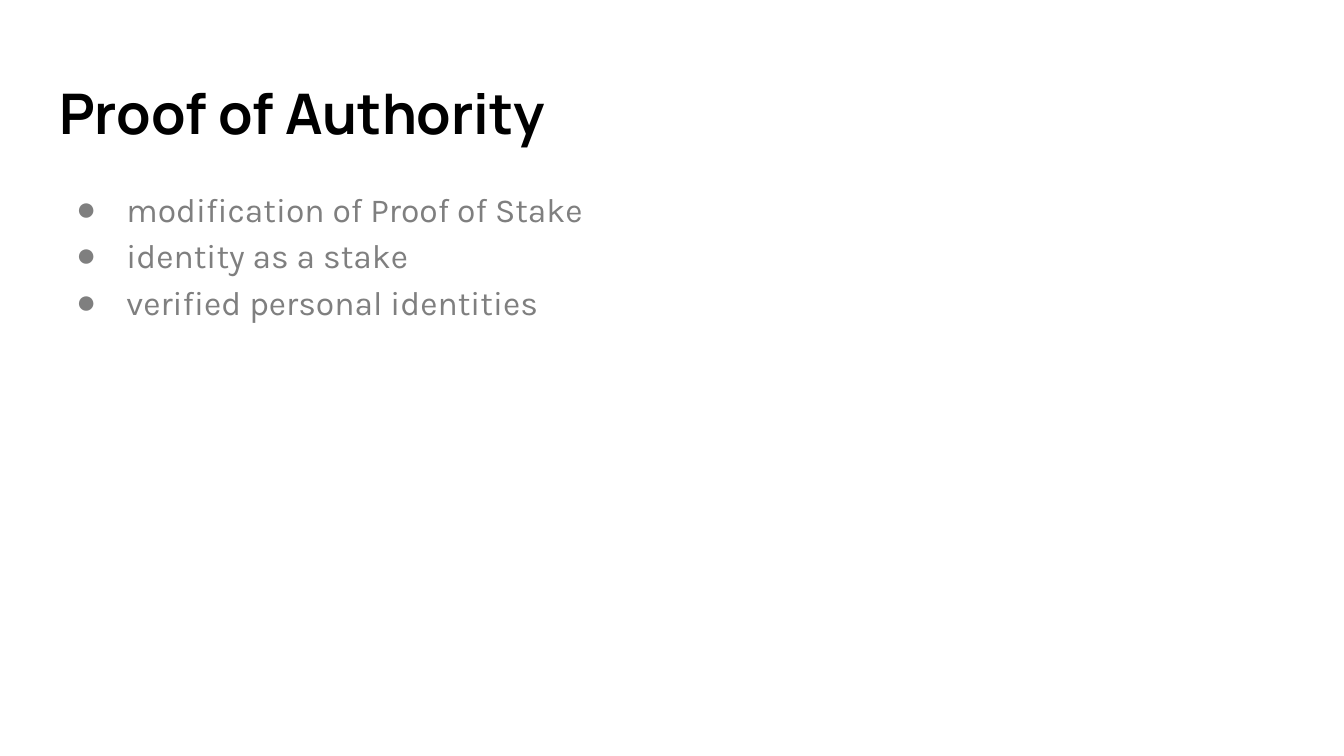
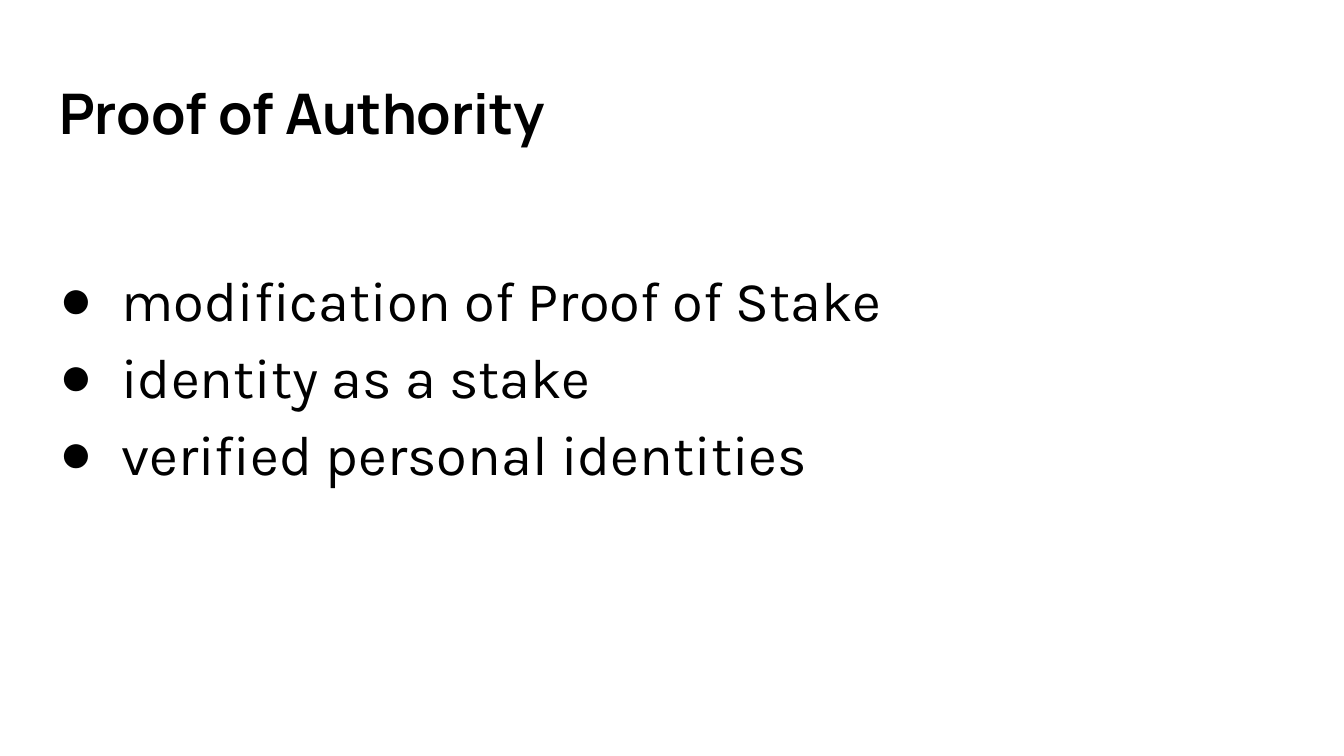
Before and after one commit to ayrat555/talks, a slide deck: slide 10 of mana/Mana.pptx. Drawn at 1344x756 pixels with LibreOffice and Linux fonts; fonts in the diff are those of the drawing. Boxes give left, top, right and bottom in pixels: in the first picture for what was removed or moved away, otherwise in the second. Text is boxed around its words. In the diff, an @@ line names an element or a change of style, - is before the commit and + after.

```diff
--- a/mana/Mana.pptx
+++ b/mana/Mana.pptx
@@ text "modification of Proof of Stake": place and size @@
-text "modification of Proof of Stake" at bbox=[126, 199, 583, 323]
+text "modification of Proof of Stake" at bbox=[121, 282, 882, 488]
@@ text "modification of Proof of Stake" at bbox=[121, 282, 882, 488]: size 18 to 30 pt, text colour #7F7F7F to #000000; indent changed; bullet colour #7F7F7F to #000000 @@
```
Also in this commit, not shown: 8 other slides changed, 16 slides added, 4 slides removed, 2 other files.
